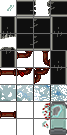
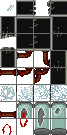
Layered file, before and after one edit (67 × 135). Changes by layer:
painted on "Ebene 3" over 0, 85, 66, 101
added layer "Ebene 8" above "Ebene 7" over 20, 119, 28, 127
added layer "Ebene 7" above "Ebene 6" over 2, 124, 12, 135
added layer "new tank 3" (1st of 2) above "new tank 3" over 17, 102, 33, 118
added layer "new tank 2" (1st of 2) above "new tank 2" over 34, 102, 50, 127
added layer "new tank 2" (2nd of 2) above "new tank" over 34, 111, 50, 135
added layer "new tank" (1st of 2) above "new tank" over 51, 102, 67, 118
added layer "new tank" (2nd of 2) above "Ebene 4" over 51, 119, 67, 135
hid "Ebene 4" over 42, 102, 67, 135
